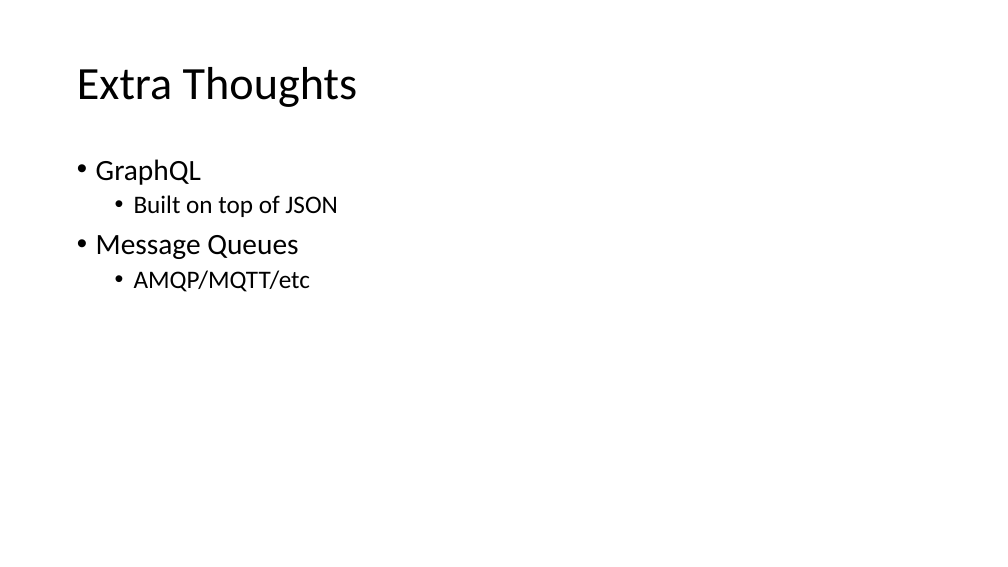
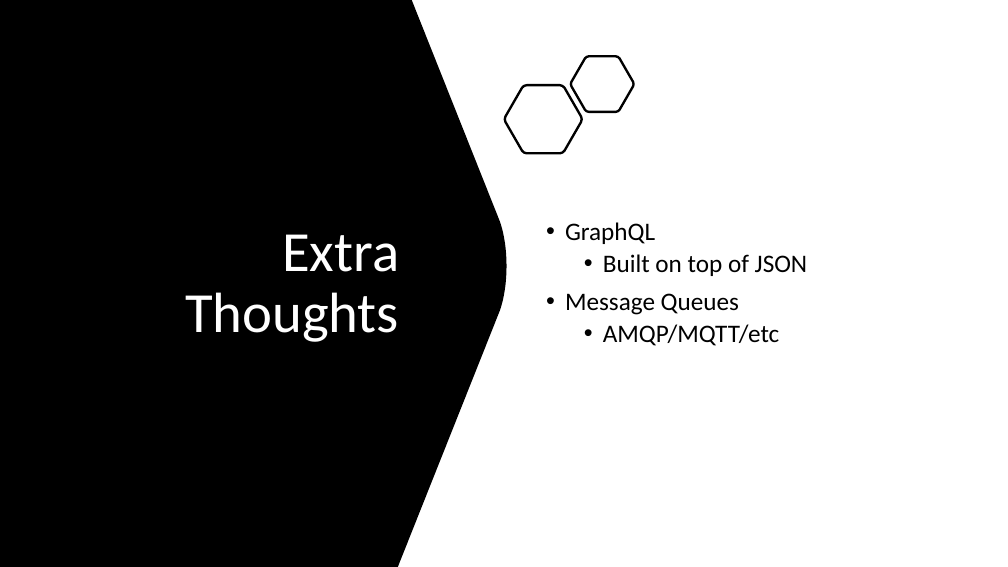
Before and after one commit to ProgrammerAL/Presentations-2020, a slide deck: slide 11 of 2020-04-14 ONETUG App Communication Juxtaposition/Presentation.pptx. Drawn at 1008x567 pixels with LibreOffice and Linux fonts; fonts in the diff are those of the drawing. Boxes give left, top, right and bottom in pixels: in the first picture for what was removed or moved away, otherwise in the second. Text is boxed around its words. In the diff, an @@ line names an element or a change of style, - is before the commit and + after.

```diff
--- a/2020-04-14 ONETUG App Communication Juxtaposition/Presentation.pptx
+++ b/2020-04-14 ONETUG App Communication Juxtaposition/Presentation.pptx
@@ freeform shape added at bbox=[0, 0, 507, 567], fill #000000 @@
@@ freeform shape added at bbox=[571, 57, 634, 112], outline #000000 2.25 pt @@
@@ freeform shape added at bbox=[504, 85, 582, 154], outline #000000 2.25 pt @@
@@ title "Extra Thoughts": place and size @@
-title "Extra Thoughts" at bbox=[77, 67, 357, 107]
+title "Extra Thoughts" at bbox=[185, 234, 399, 342]
@@ title "Extra Thoughts" at bbox=[185, 234, 399, 342]: size 44 to 54 pt, text colour #000000 to #FFFFFF; alignment left to right @@
@@ text "GraphQL": place and size @@
-text "GraphQL" at bbox=[96, 159, 338, 292]
+text "GraphQL" at bbox=[565, 222, 808, 346]
@@ text "GraphQL" at bbox=[565, 222, 808, 346]: vertical alignment top to middle @@
@@ text at bbox=[565, 222, 739, 315]: size 28 to 24 pt in "GraphQL", "Message Queues" @@
```
Also in this commit, not shown: 11 other slides changed, 1 slide added.
